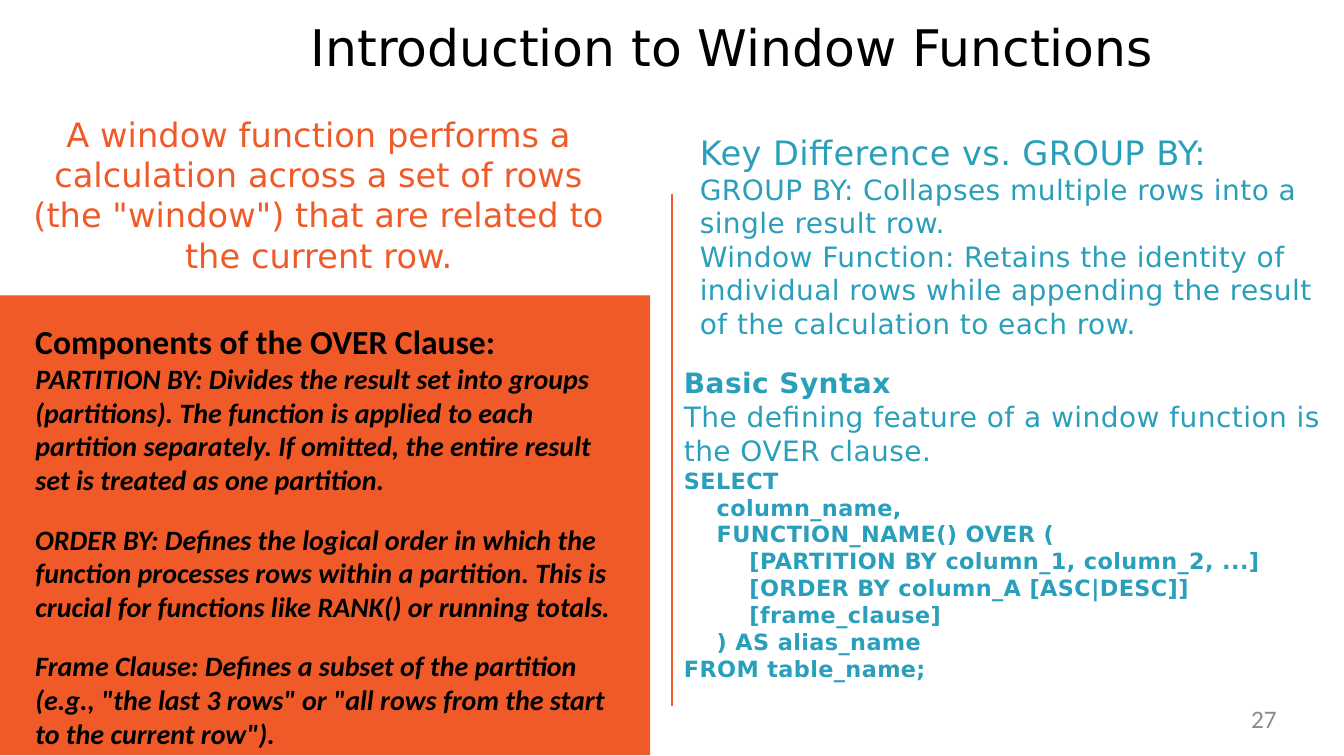
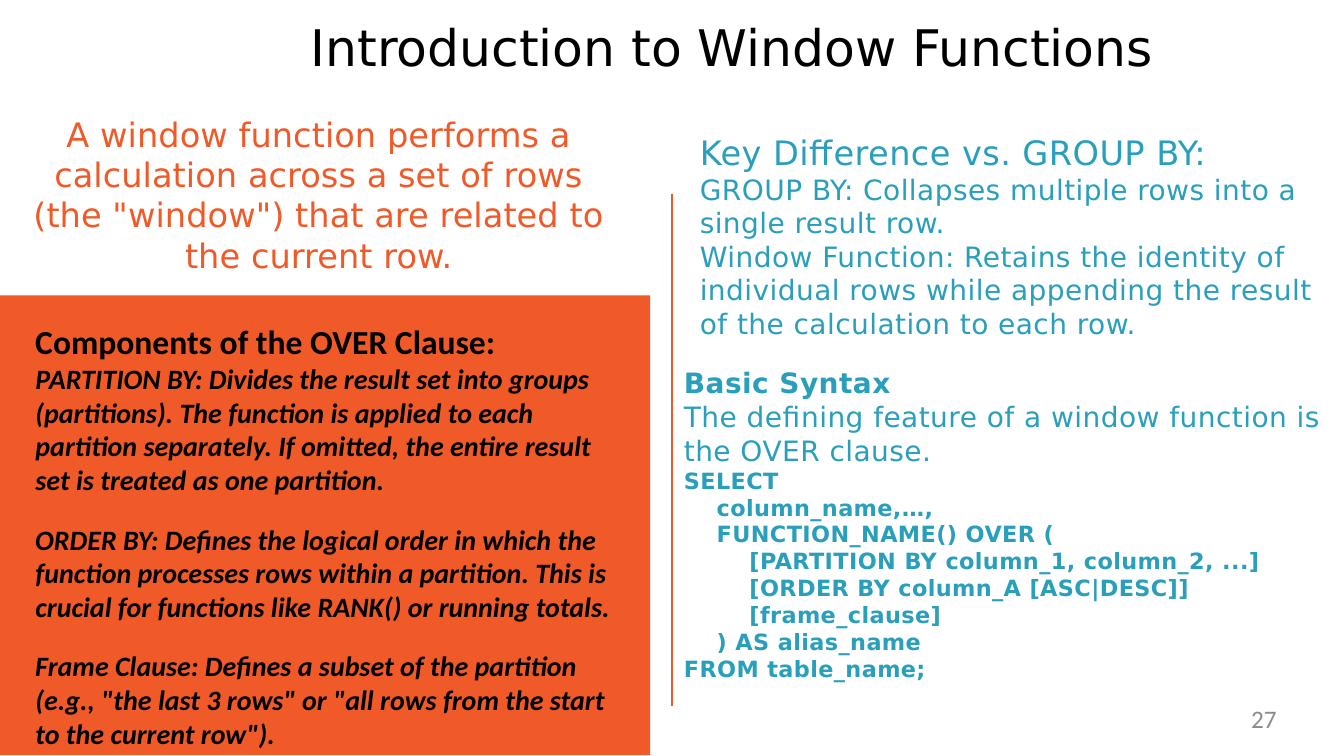
Before and after one commit to StevenJoseph19/GS-Training, a slide deck: slide 27 of Training Materials/8. PostgreSQL/1. Querying Data from PostgreSQL/Slides/6. Presenting and Aggregating Your Result/presenting-and-aggregating-your-results-slides.pptx. Drawn at 1344x756 pixels with LibreOffice and Linux fonts; fonts in the diff are those of the drawing. Boxes give left, top, right and bottom in pixels: in the first picture for what was removed or moved away, otherwise in the second. Text is boxed around its words. In the diff, an @@ line names an element or a change of style, - is before the commit and + after.

```diff
--- a/Training Materials/8. PostgreSQL/1. Querying Data from PostgreSQL/Slides/6. Presenting and Aggregating Your Result/presenting-and-aggregating-your-results-slides.pptx
+++ b/Training Materials/8. PostgreSQL/1. Querying Data from PostgreSQL/Slides/6. Presenting and Aggregating Your Result/presenting-and-aggregating-your-results-slides.pptx
@@ text at <box>717,499,933,521</box>: text changed @@
-column_name,
+column_name,…,
```
Also in this commit, not shown: 2 other files.
